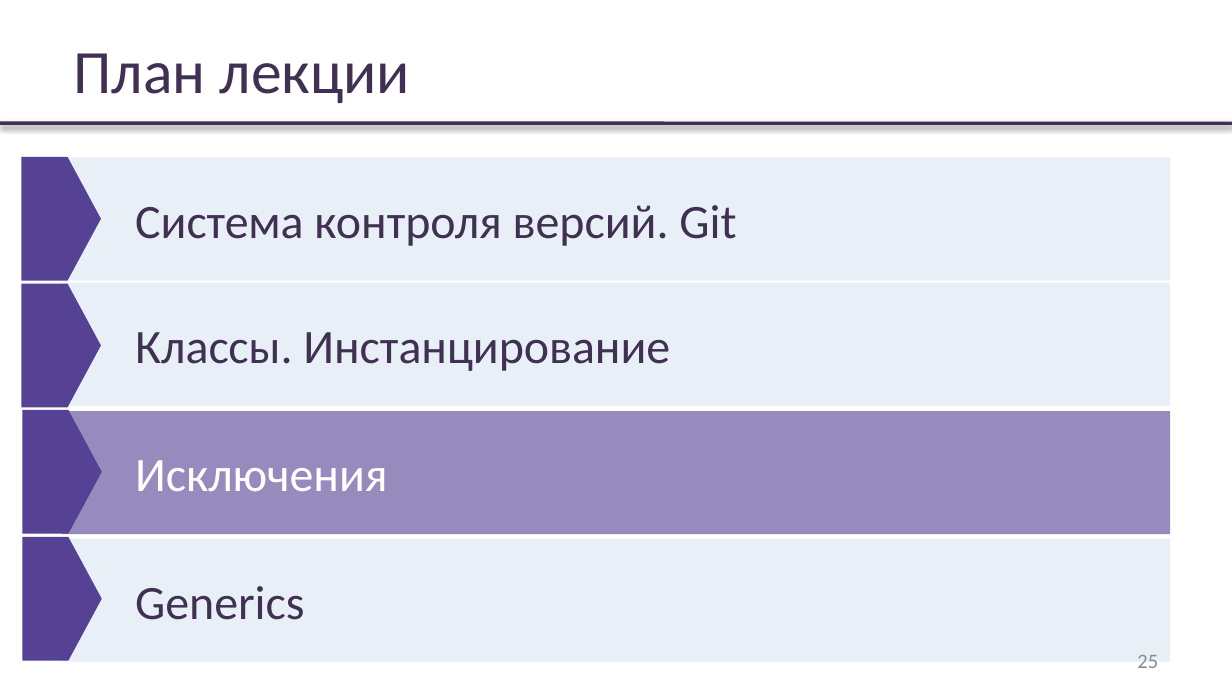
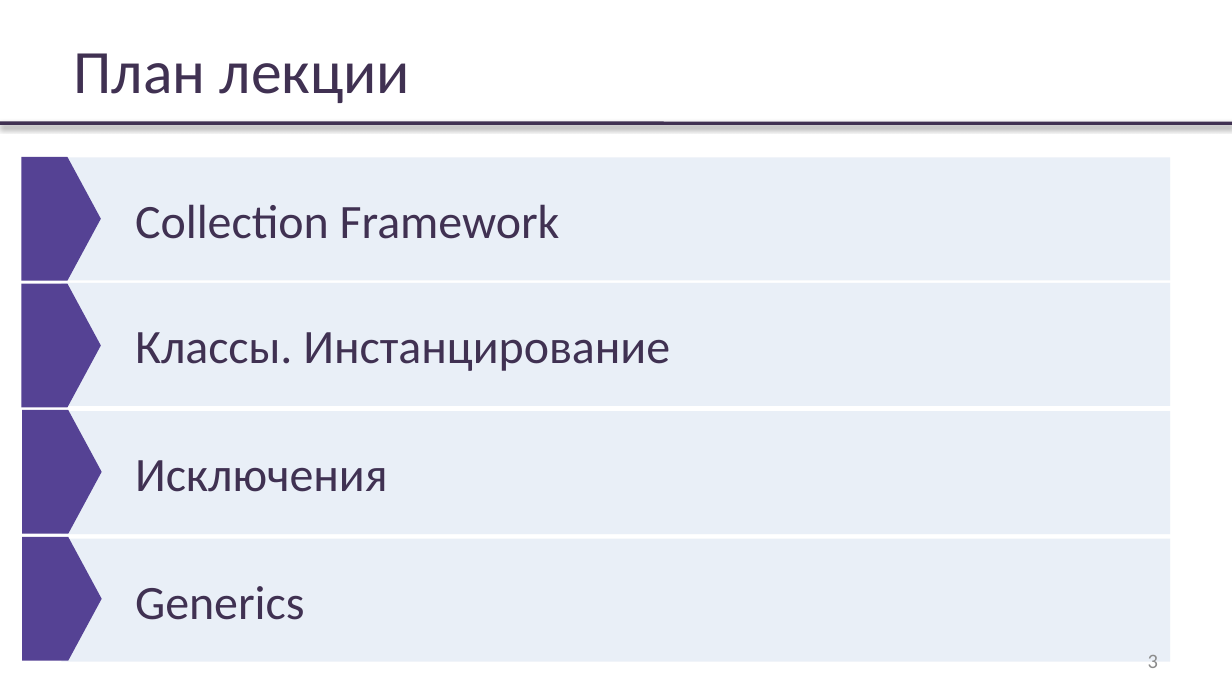
Before and after one commit to rybalkinsd/atom, a slide deck: slide 3 of lecture3/presentation/lecture03.pptx (slide 25 before the commit). Drawn at 1232x693 pixels with LibreOffice and Linux fonts; fonts in the diff are those of the drawing; background and template pictures are left out. Boxes give left, top, right and bottom in pixels: in the first picture for what was removed or moved away, otherwise in the second. Text is boxed around its words. In the diff, an @@ line names an element or a change of style, - is before the commit and + after.

```diff
--- a/lecture3/presentation/lecture03.pptx
+++ b/lecture3/presentation/lecture03.pptx
@@ text in rectangle at (x1=135, y1=204, x2=560, y2=239): text changed @@
-Система контроля версий. Git
+Collection Framework
@@ rectangle "Исключения" at (x1=62, y1=411, x2=1170, y2=535): text colour #FFFFFF to #403152; fill #554294 at 61% opacity to #DCE6F2 at 61% opacity @@
@@ page number at (x1=1148, y1=655, x2=1158, y2=668): text changed @@
-25
+3
```
Also in this commit, not shown: 8 other slides changed, 10 slides added, 3 slides removed.
